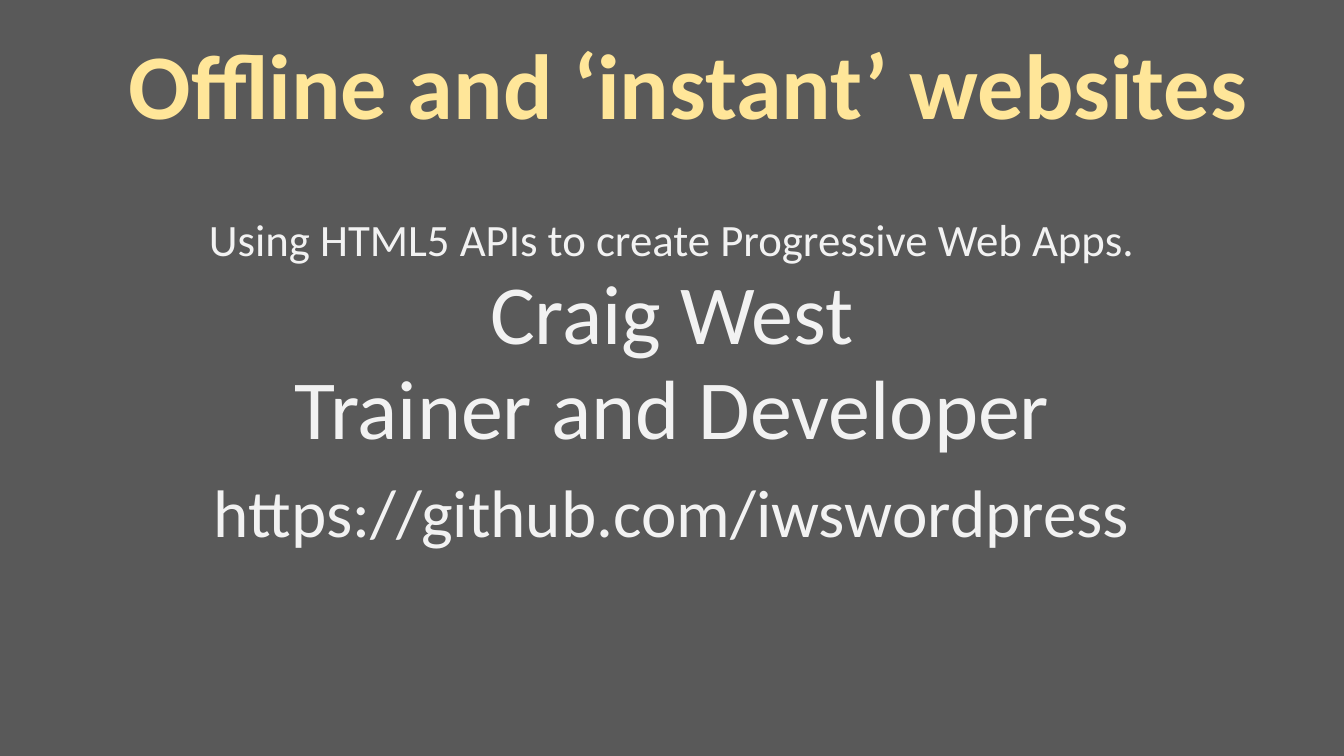
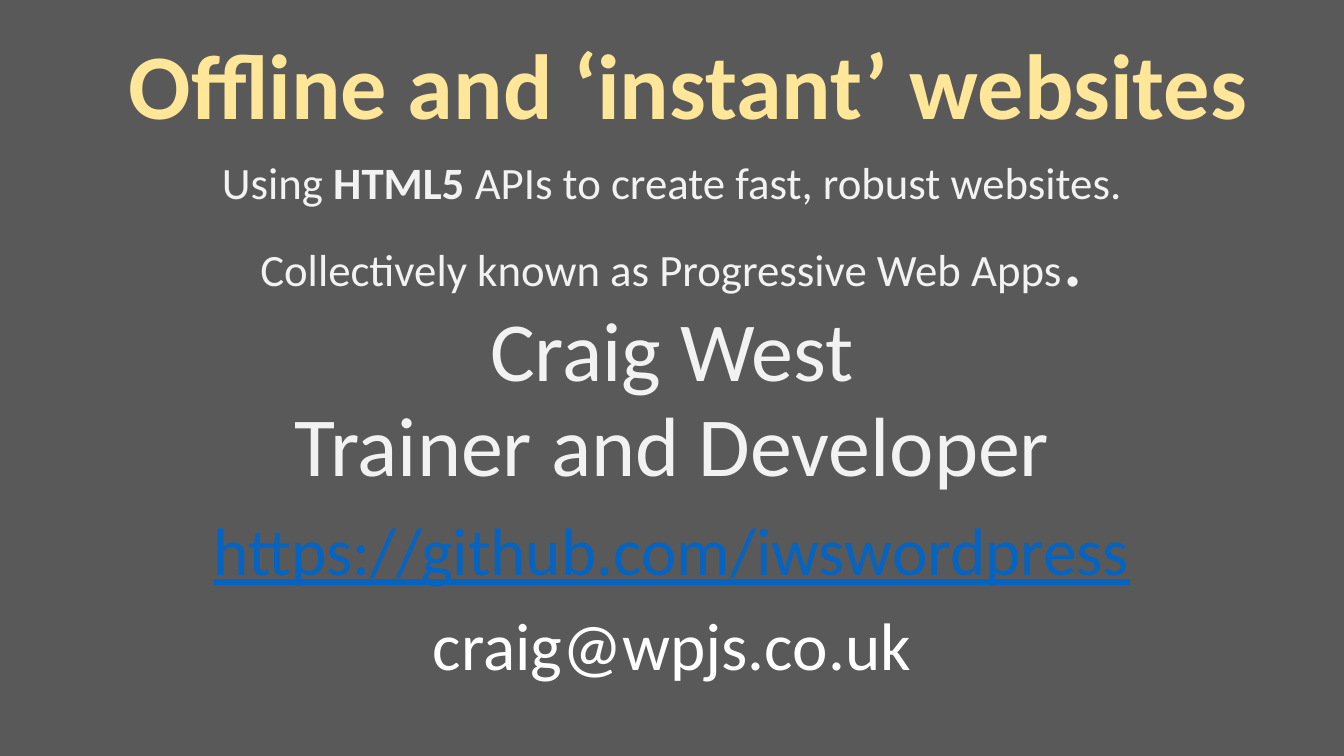
Before and after one commit to iwswordpress/asyncjs, a slide deck: slide 1 of 00-MAIN-ASYNCJS.pptx. Drawn at 1344x756 pixels with LibreOffice and Linux fonts; fonts in the diff are those of the drawing. Boxes give left, top, right and bottom in pixels: in the first picture for what was removed or moved away, otherwise in the second. Text is boxed around its words. In the diff, an @@ line names an element or a change of style, - is before the commit and + after.

```diff
--- a/00-MAIN-ASYNCJS.pptx
+++ b/00-MAIN-ASYNCJS.pptx
@@ text "Using HTML5 APIs to create ...": place and size @@
-text "Using HTML5 APIs to create ..." at <box>209,225,1134,549</box>
+text "Using HTML5 APIs to create ..." at <box>222,168,1122,682</box>
@@ text "Using HTML5 APIs to create ..." at <box>222,168,1122,682</box>: text colour #F2F2F2 to #0563C1, underline on in "https://github.com/iwswordpress" @@
@@ text at <box>222,168,1122,294</box>: text changed @@
-Using HTML5 APIs to create Progressive Web Apps.
+Using HTML5 APIs to create fast, robust websites.
+Collectively known as Progressive Web Apps.
@@ text at <box>433,623,911,682</box>: paragraph added @@
+craig@wpjs.co.uk
```
Also in this commit, not shown: 5 other slides changed, 2 slides added, 1 slide removed, 1 other file.
